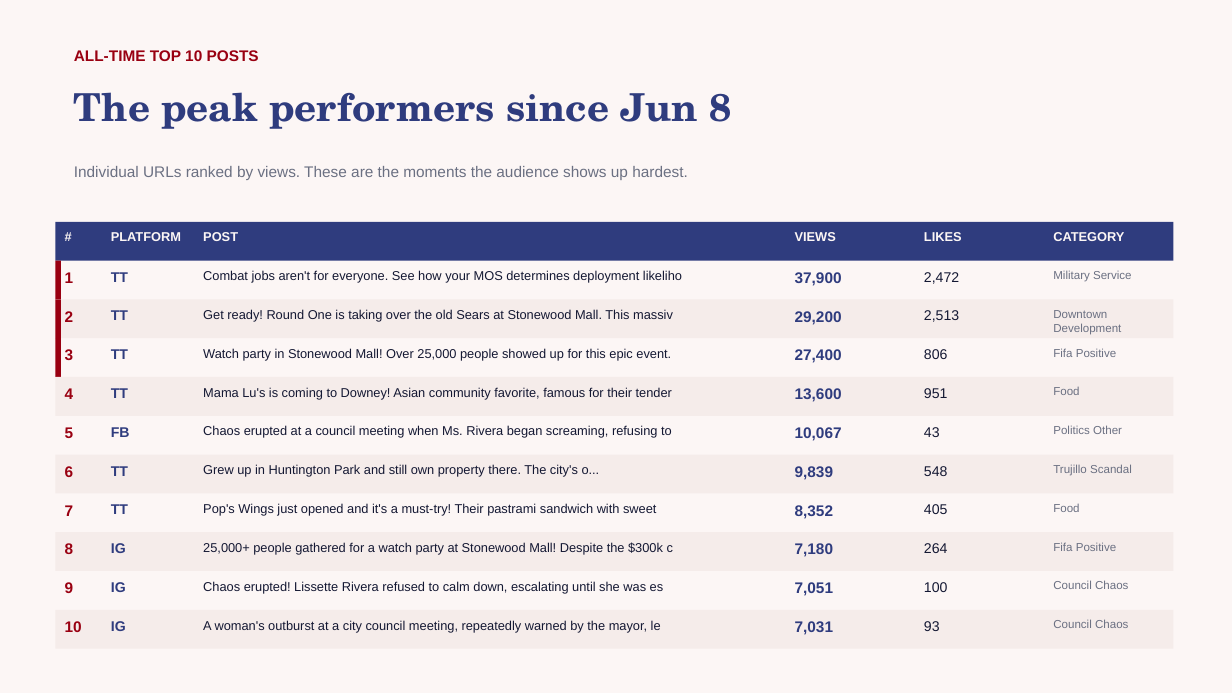
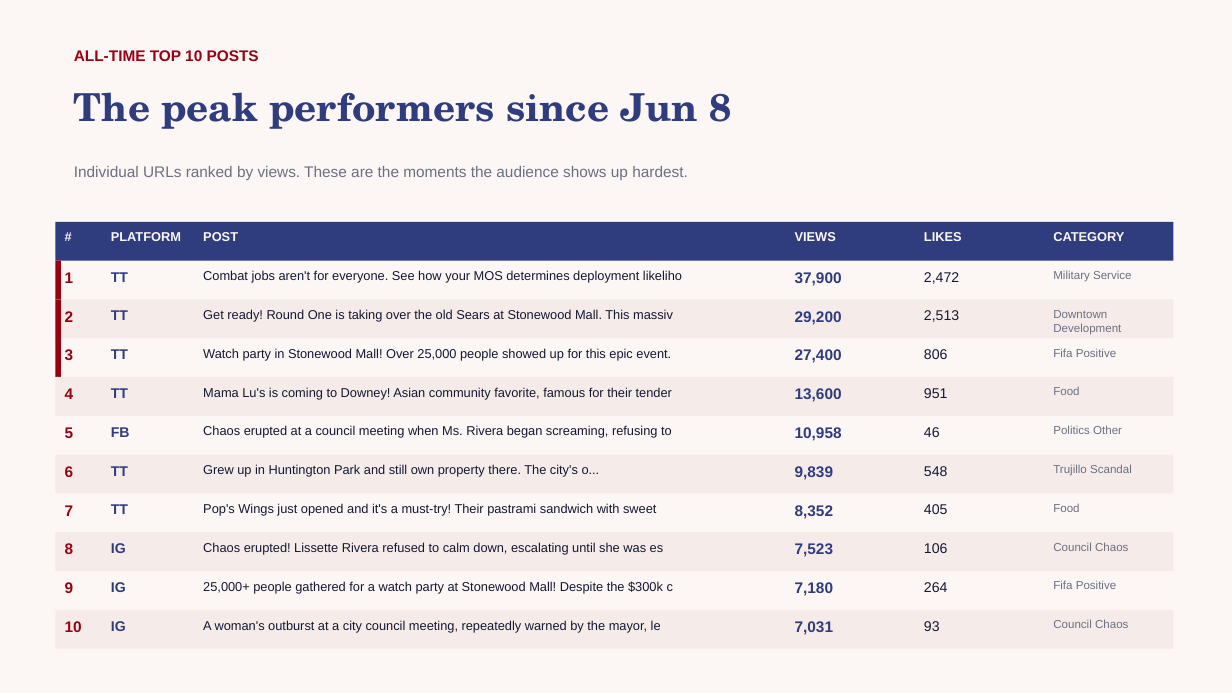
Before and after one commit to zvmmer/talking-downey-kpis, a slide deck: slide 5 of OVERALL_REPORT.pptx. Drawn at 1232x693 pixels with LibreOffice and Linux fonts; fonts in the diff are those of the drawing. Boxes give left, top, right and bottom in pixels: in the first picture for what was removed or moved away, otherwise in the second. Text is boxed around its words. In the diff, an @@ line names an element or a change of style, - is before the commit and + after.

```diff
--- a/OVERALL_REPORT.pptx
+++ b/OVERALL_REPORT.pptx
@@ text at (795, 427, 842, 441): text changed @@
-10,067
+10,958
@@ text at (924, 427, 940, 437): text changed @@
-43
+46
@@ text "Chaos erupted! Lissette Rivera refused ...": place and size @@
-text "Chaos erupted! Lissette Rivera refused ..." at (203, 581, 664, 594)
+text "Chaos erupted! Lissette Rivera refused ..." at (203, 542, 664, 555)
@@ text at (795, 543, 833, 557): text changed @@
-7,180
+7,523
@@ text added at (924, 543, 948, 553), 11 pt, text #141833 @@
+106
@@ text "Council Chaos": place and size @@
-text "Council Chaos" at (1053, 580, 1128, 589)
+text "Council Chaos" at (1053, 542, 1128, 551)
@@ text at (795, 582, 833, 596): text changed @@
-7,051
+7,180
@@ text removed at (924, 582, 948, 592) @@
-100
@@ 3 texts: place and size @@
-3 texts at (203, 542, 1116, 555)
+3 texts at (203, 580, 1116, 594)
```
Also in this commit, not shown: 4 other slides changed, 5 other files.
